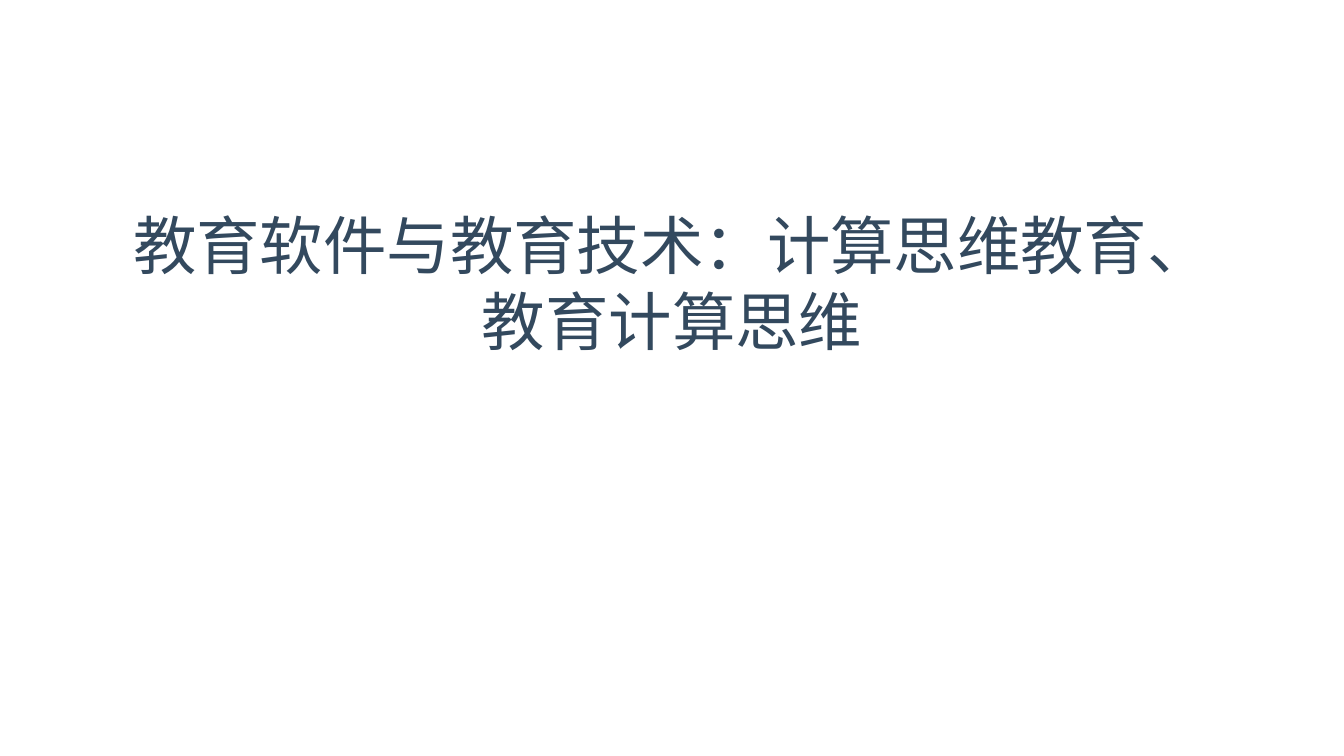
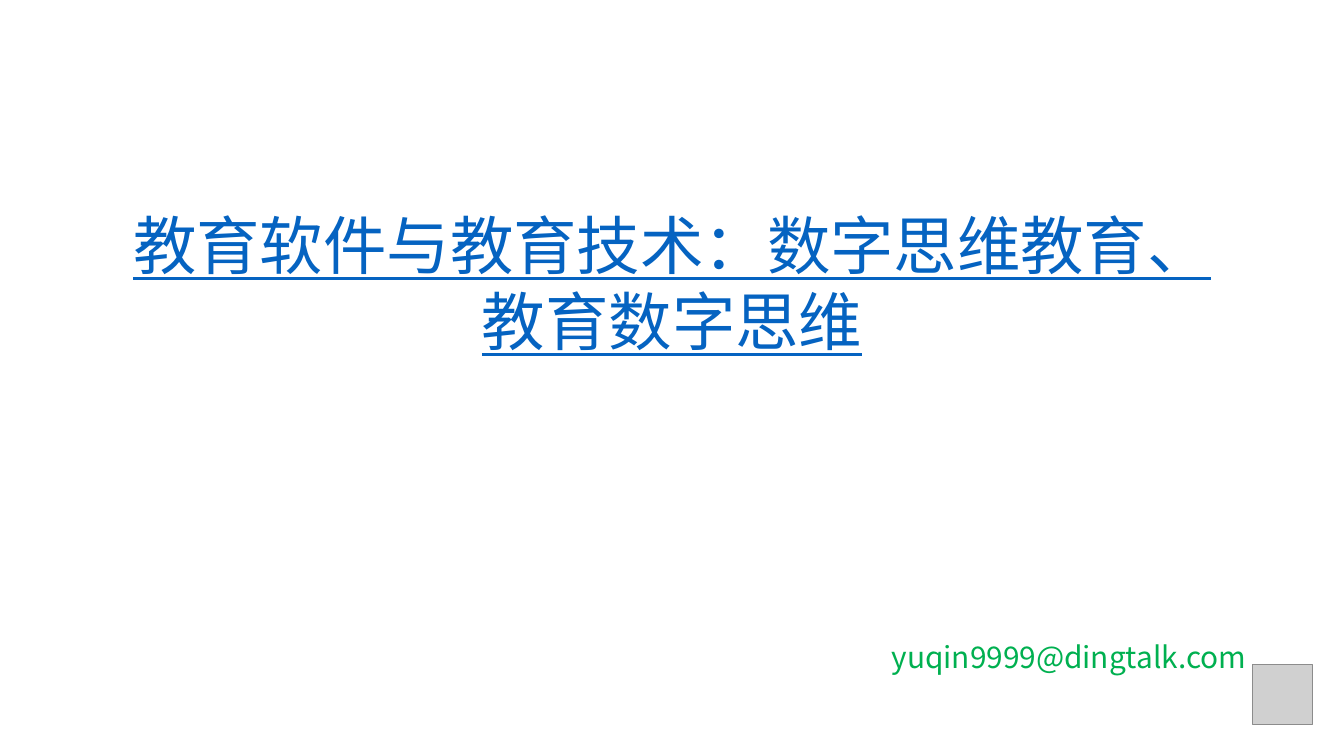
Before and after one commit to jbhuang99/WebEdu_LocalVersion_YuQin_DotNetCore2.1, a slide deck: slide 1 of wwwroot/webCourse/Templates/Bitmap-Video-2D-PPT.pptx. Drawn at 1344x756 pixels with LibreOffice and Linux fonts; fonts in the diff are those of the drawing; grey boxes stand for pictures; background and template pictures are left out. Boxes give left, top, right and bottom in pixels: in the first picture for what was removed or moved away, otherwise in the second. Text is boxed around its words. In the diff, an @@ line names an element or a change of style, - is before the commit and + after.

```diff
--- a/wwwroot/webCourse/Templates/Bitmap-Video-2D-PPT.pptx
+++ b/wwwroot/webCourse/Templates/Bitmap-Video-2D-PPT.pptx
@@ text at bbox=[133, 215, 1211, 356]: text changed; text colour #33495E to #0563C1 @@
-教育软件与教育技术：计算思维教育、教育计算思维
+教育软件与教育技术：数字思维教育、教育数字思维
@@ text added at bbox=[892, 644, 1247, 676], 16 pt, text #00B050 @@
+yuqin9999@dingtalk.com
@@ picture added at bbox=[1253, 664, 1312, 723] @@
```
Also in this commit, not shown: 9 other slides changed.
